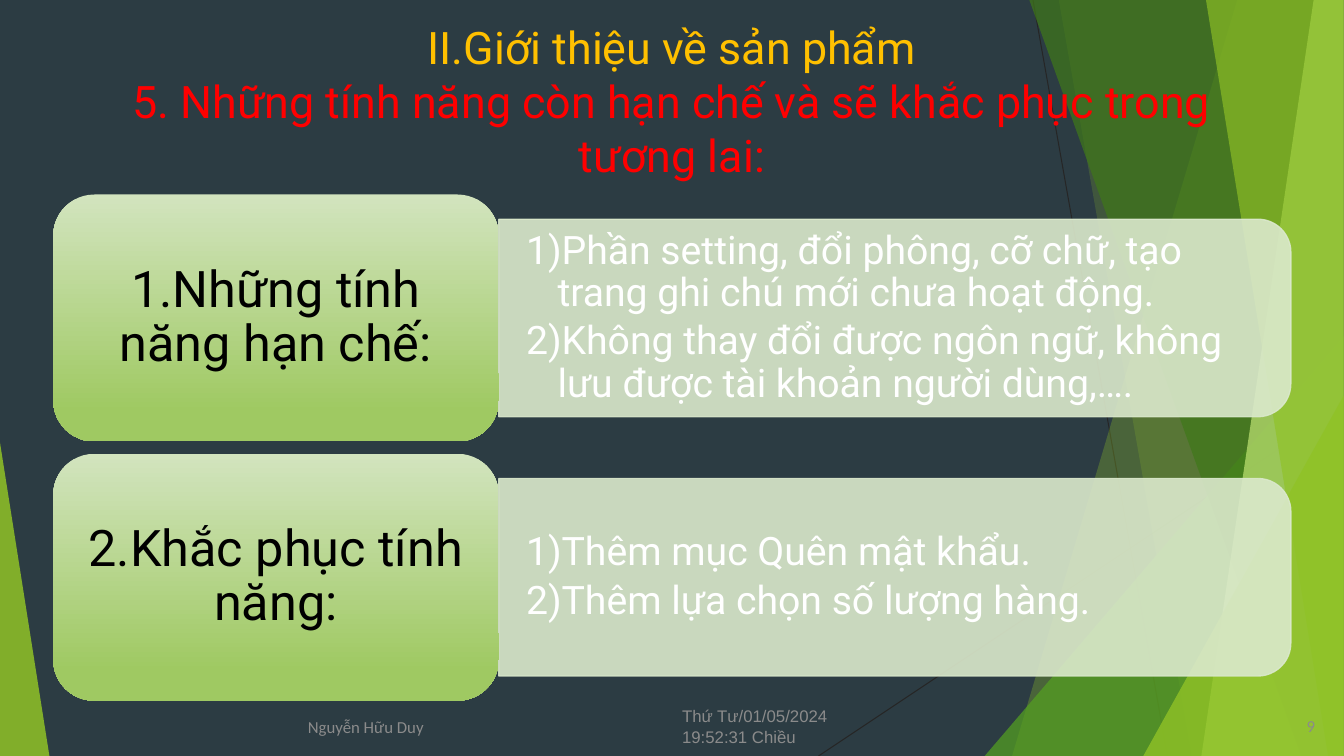
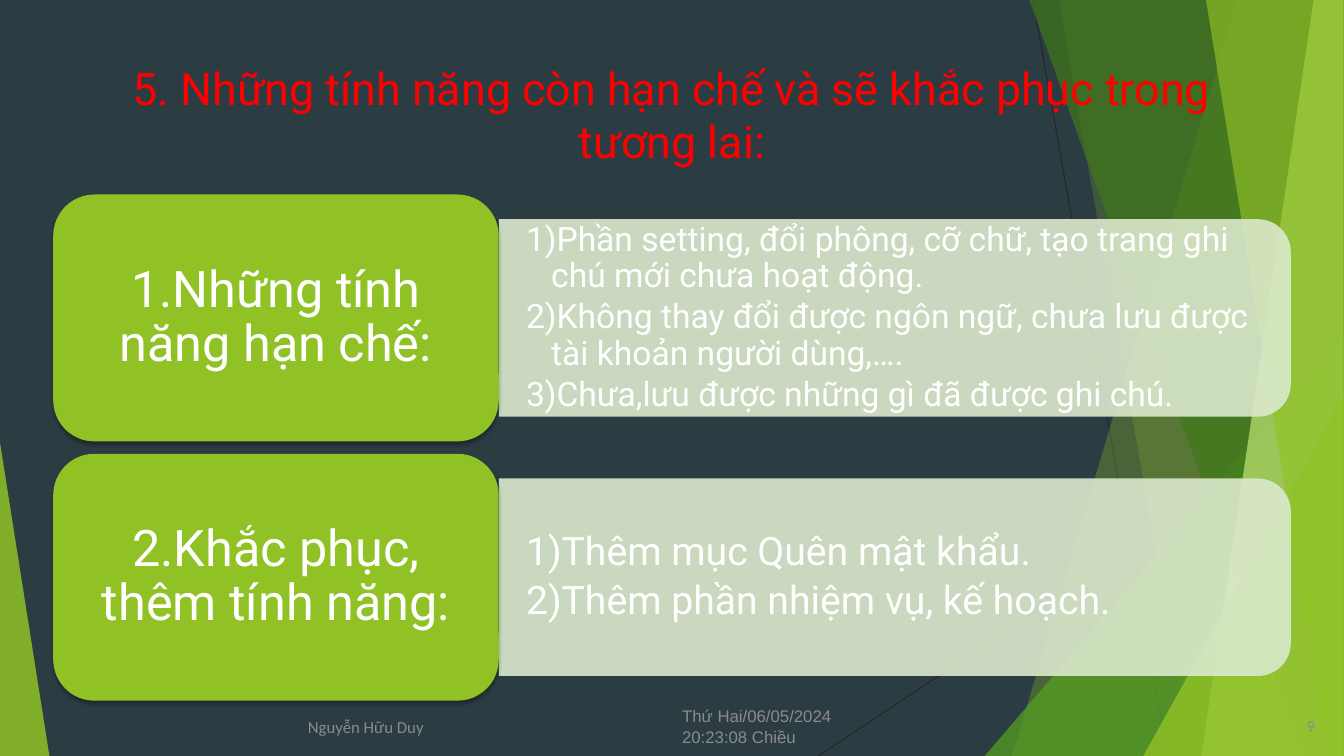
Before and after one commit to GreenSystemDuy08/TL-C4K-PTI01, a slide deck: slide 9 of PTI/SPCK/Thuyết trình.pptx. Drawn at 1344x756 pixels with LibreOffice and Linux fonts; fonts in the diff are those of the drawing. Boxes give left, top, right and bottom in pixels: in the first picture for what was removed or moved away, otherwise in the second. Text is boxed around its words. In the diff, an @@ line names an element or a change of style, - is before the commit and + after.

```diff
--- a/PTI/SPCK/Thuyết trình.pptx
+++ b/PTI/SPCK/Thuyết trình.pptx
@@ title at (133,63,1210,168): text changed @@
-II.Giới thiệu về sản phẩm
-5. Những tính năng còn hạn chế và sẽ khắc phục trong tương lai:
+5. Những tính năng còn hạn chế và sẽ khắc phục trong tương lai:
@@ rounded rectangle at (53,195,499,442): fill gradient #D3E5BE to #A0C962 to #90C226; shadow on @@
@@ text "1.Những tính năng hạn chế:" at (120,269,432,372): text colour #000000 to #FFFFFF @@
@@ round same rect at (499,220,1292,417): outline #DBE9CD 1 pt to none @@
@@ text at (526,223,1229,294): size 28 to 24 pt in "Phần setting, đổi phông, cỡ chữ, tạo ..."; indent changed @@
@@ text at (526,300,1248,413): text changed; size 28 to 24 pt @@
-  2) Không thay đổi được ngôn ngữ, không lưu được tài khoản người dùng,….
+  2) Không thay đổi được ngôn ngữ, chưa lưu được tài khoản người dùng,….
+  3) Chưa,lưu được những gì đã được ghi chú.
@@ rounded rectangle at (53,454,499,701): fill gradient #D3E5BE to #A0C962 to #90C226; shadow on @@
@@ round same rect at (499,479,1292,677): outline #DBE9CD 1 pt to none @@
@@ text at (102,525,449,631): text changed; text colour #000000 to #FFFFFF @@
-2.Khắc phục tính năng:
+2.Khắc phục, thêm tính năng:
@@ text at (526,582,1111,622): text changed @@
-  2) Thêm lựa chọn số lượng hàng.
+  2) Thêm phần nhiệm vụ, kế hoạch.
@@ text at (682,710,832,743): text changed @@
-Thứ Tư/01/05/2024 19:52:31 Chiều
+Thứ Hai/06/05/2024 20:23:08 Chiều
```
Also in this commit, not shown: 10 other slides changed, 13 other files.
